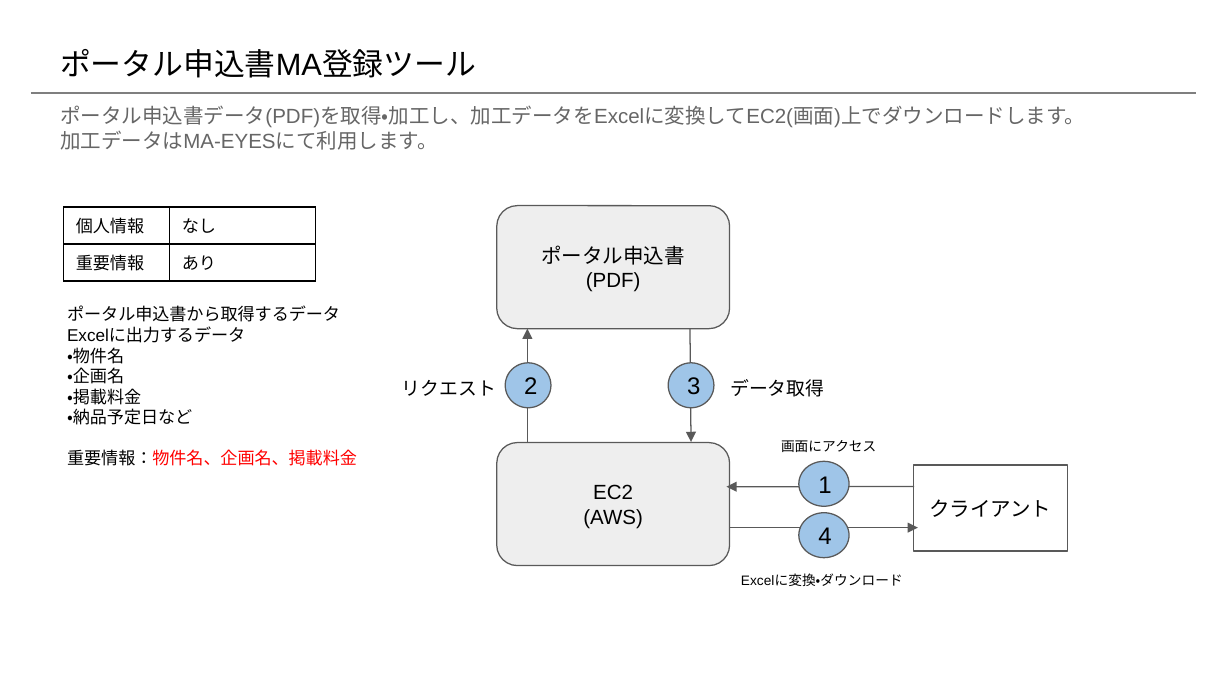
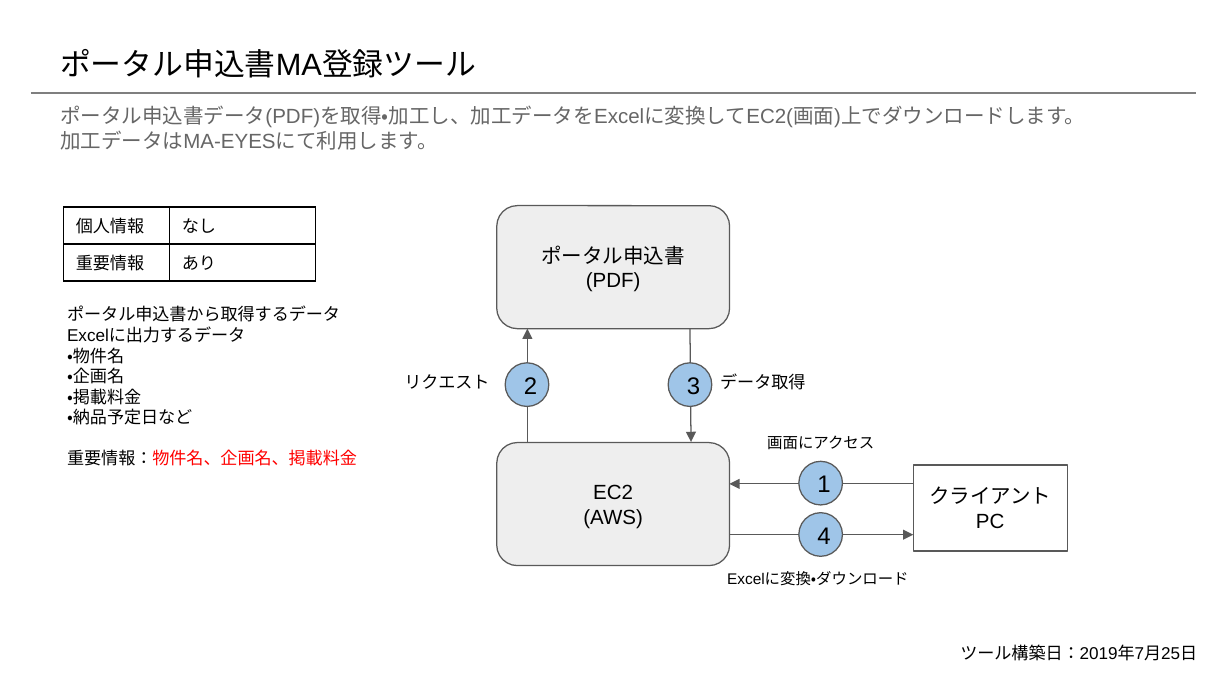
Before and after one commit to prime-x-co-ltd/px-overview, a slide deck: slide 11 of docs/自社開発システム構成図.pptx. Drawn at 1232x693 pixels with LibreOffice and Linux fonts; fonts in the diff are those of the drawing. Boxes give left, top, right and bottom in pixels: in the first picture for what was removed or moved away, otherwise in the second. Text is boxed around its words. In the diff, an @@ line names an element or a change of style, - is before the commit and + after.

```diff
--- a/docs/自社開発システム構成図.pptx
+++ b/docs/自社開発システム構成図.pptx
@@ text "リクエスト" at [404,374,489,389]: size 11 to 10 pt @@
@@ text "データ取得" at [720,373,805,390]: size 11 to 10 pt @@
@@ text "データ取得": place and size @@
-text "データ取得" at [730,379,824,397]
+text "データ取得" at [720,373,805,390]
@@ text "画面にアクセス": place and size @@
-text "画面にアクセス" at [781,440,876,452]
+text "画面にアクセス" at [767,435,874,450]
@@ text "画面にアクセス" at [767,435,874,450]: size 8 to 9 pt @@
@@ ellipse "1" at [798,461,841,504]: alignment left to centre @@
@@ ellipse "1": place and size @@
-ellipse "1" at [798,461,849,505]
+ellipse "1" at [798,461,841,504]
@@ arrow moved from (729, 527) - (918, 527) to (729, 535) - (913, 535) @@
@@ ellipse "4": place and size @@
-ellipse "4" at [798,513,849,557]
+ellipse "4" at [798,513,841,556]
@@ ellipse "4" at [798,513,841,556]: alignment left to centre @@
@@ text in rectangle at [976,513,1004,529]: paragraph added @@
+PC
@@ text "Excelに変換・ダウンロード" at [727,572,909,586]: size 8 to 9 pt @@
@@ text "Excelに変換・ダウンロード": place and size @@
-text "Excelに変換・ダウンロード" at [741,574,903,586]
+text "Excelに変換・ダウンロード" at [727,572,909,586]
@@ text added at [960,644,1197,661], 10 pt, text #000000 @@
+ツール構築日：2019年7月25日
```
Also in this commit, not shown: 14 other slides changed, 1 other file.
